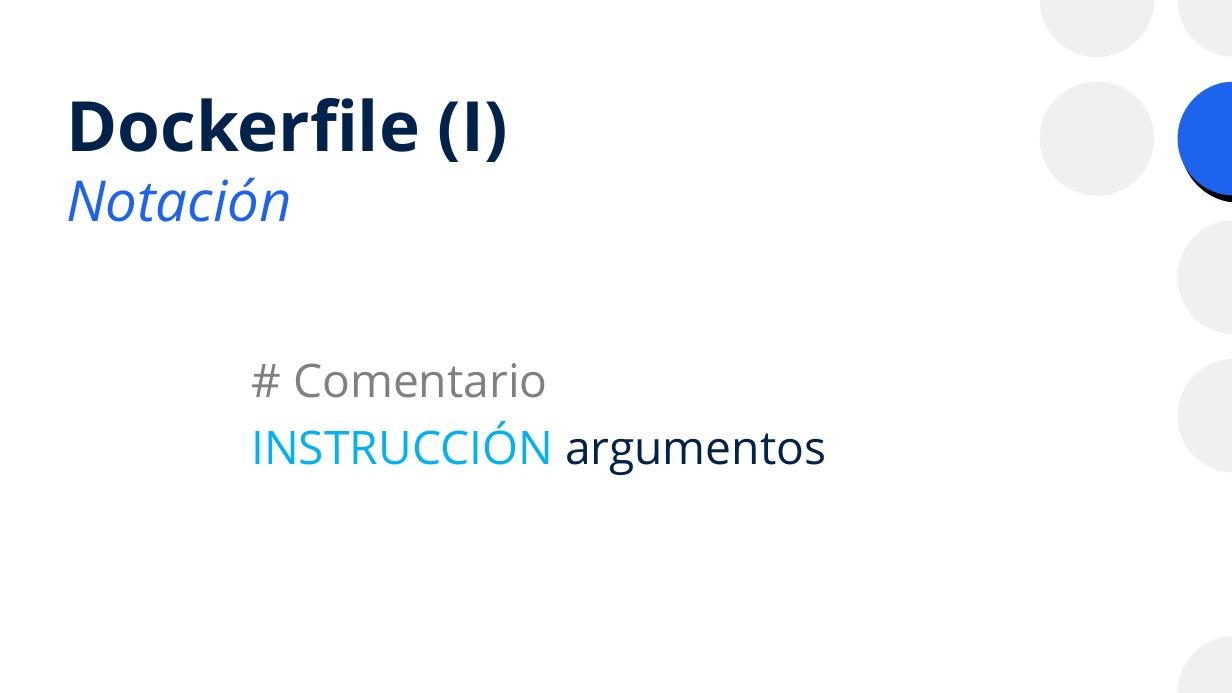
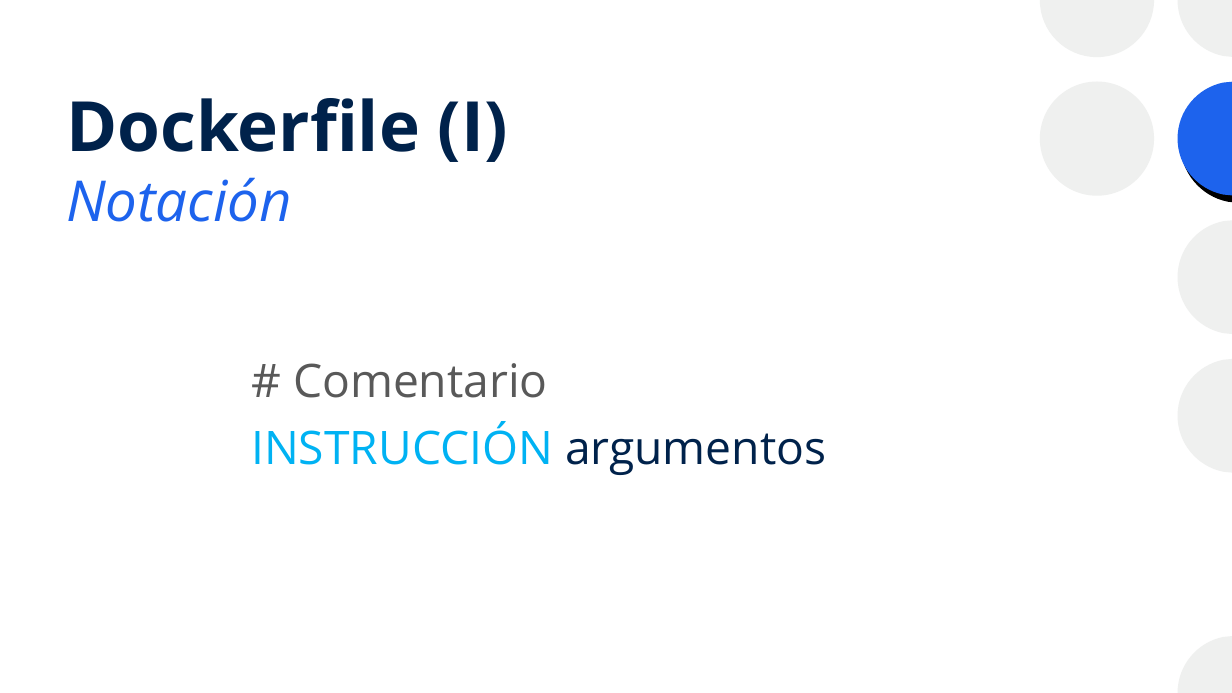
Before and after one commit to josanri/docker-workshop, a slide deck: slide 13 of Introducción a Docker.pptx. Drawn at 1232x693 pixels with LibreOffice and Linux fonts; fonts in the diff are those of the drawing. Boxes give left, top, right and bottom in pixels: in the first picture for what was removed or moved away, otherwise in the second. Text is boxed around its words. In the diff, an @@ line names an element or a change of style, - is before the commit and + after.

```diff
--- a/Introducción a Docker.pptx
+++ b/Introducción a Docker.pptx
@@ text at (293,363,548,398): text colour #808080 to #595959 in "# Comentario" @@
```
Also in this commit, not shown: 16 other slides changed, 2 slides added, 1 slide removed, 1 other file.
